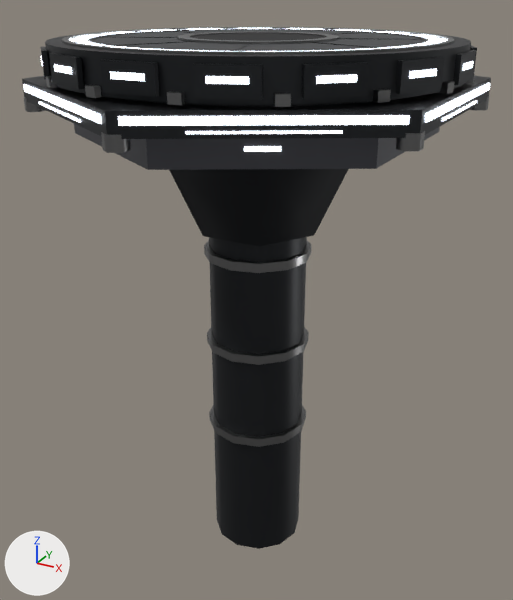
Before and after pictures for a commit that changed the glTF model assets/kit/Platform_Relay_v3.glb.
The view is the same before and after, from a 50 mm camera at (10.62, -19.4, 1.35) aimed at (-0.13, 0.14, -8.42). Arrows for +X, +Y and +Z are at lower left; the lights stay in place. The older version comes first. Vertices at exactly the same position are counted once.

Names of what the first picture shows: 'Platform_Relay_v3'.
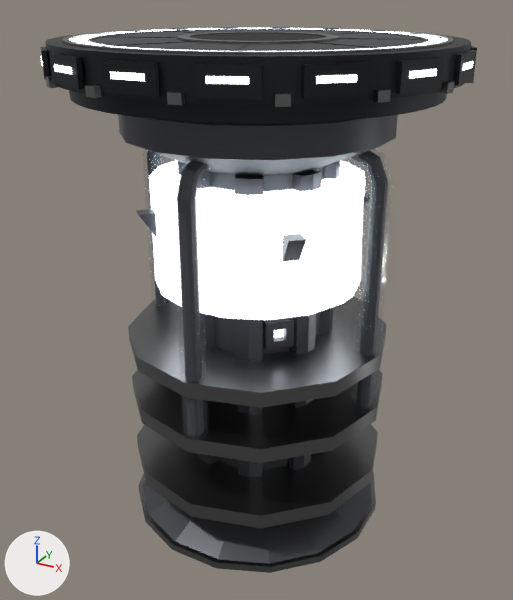
Boxes (x1, y1, x2, y2) around the edits, measured in the pictures (513 x 600 px; the box of a moved part takes in the faces that stretch with it):
```json
{"object": "Platform_Relay_v3", "change": "reshaped", "before": [22, 27, 491, 549], "after": [41, 27, 477, 573], "on screen": "7% narrower"}
{"part": 1, "of": "me_platform_relay_v3", "change": "added", "after": [139, 472, 376, 573]}
{"part": 2, "of": "me_platform_relay_v3", "change": "added", "after": [128, 297, 387, 408]}
{"part": 3, "of": "me_platform_relay_v3", "change": "added", "after": [132, 370, 383, 463]}
{"part": 4, "of": "me_platform_relay_v3", "change": "added", "after": [137, 424, 378, 528]}
{"part": 5, "of": "me_platform_relay_v3", "change": "added", "after": [143, 480, 372, 564]}
{"part": 6, "of": "me_platform_relay_v3", "change": "rebuilt", "before": [209, 237, 307, 549], "after": [210, 166, 325, 470], "on screen": "mostly hidden afterwards"}
{"part": 7, "of": "me_platform_relay_v3", "change": "rebuilt", "before": [74, 124, 440, 170], "after": [118, 115, 398, 176]}
{"part": 8, "of": "me_platform_relay_v3", "change": "rebuilt", "before": [169, 169, 348, 246], "after": [149, 160, 366, 320]}
{"part": 9, "of": "me_platform_relay_v3", "change": "deleted", "before": [24, 95, 490, 447]}
{"part": 10, "of": "me_platform_relay_v3", "change": "moved or reshaped", "before": [22, 27, 491, 139], "after": [45, 27, 471, 477]}
```

Scene script edits in JSON lines:
```json
{"op": "add", "block": "mat_os_glass", "code": ["mat_os_glass = principled_material('OS_Glass')", "mat_os_glass.base_color = (0.22, 0.27, 0.32)  # grey #818e99", "mat_os_glass.roughness = 0.04", "mat_os_glass.alpha = 0.12"]}
{"op": "add", "block": "mat_os_ooze_neutral", "code": ["mat_os_ooze_neutral = principled_material('OS_Ooze_Neutral')", "mat_os_ooze_neutral.base_color = (0.035, 0.04, 0.045)  # dark grey #35383c"]}
{"block": "me_platform_relay_v3", "where": "# used by ob_platform_relay_v3; location = (0.0, 0.0, 0.0)"}
{"op": "remove", "block": "me_platform_relay_v3", "code": "me_platform_relay_v3.from_pydata(...)  # 2574 vertices, 4788 faces; spans x -6.2..6.2, y -7.0..7.0, z -17.7..0.1"}
{"op": "add", "block": "me_platform_relay_v3", "code": "me_platform_relay_v3.from_pydata(...)  # 3403 vertices, 6032 faces; spans x -6.2..6.2, y -6.2..6.2, z -16.0..0.1"}
{"block": "me_platform_relay_v3", "change": "me_platform_relay_v3 part 1: a new loose piece, a 16-sided cylinder along z spanning x -4.41..4.41, y -4.41..4.41, z -16.05..-15.8, in mat_os_steel_001 (grey #7c7c7c)"}
{"block": "me_platform_relay_v3", "change": "me_platform_relay_v3 part 2: a new loose piece, a 12-sided cylinder along z spanning x -4.45..4.45, y -4.45..4.45, z -9.8..-9.3, in mat_os_steel_001 (grey #7c7c7c)"}
{"block": "me_platform_relay_v3", "change": "me_platform_relay_v3 part 3: a new loose piece, a 12-sided cylinder along z spanning x -4.45..4.45, y -4.45..4.45, z -11.75..-11.25, in mat_os_steel_001 (grey #7c7c7c)"}
{"block": "me_platform_relay_v3", "change": "me_platform_relay_v3 part 4: a new loose piece, a 12-sided cylinder along z spanning x -4.45..4.45, y -4.45..4.45, z -14.25..-13.75, in mat_os_steel_001 (grey #7c7c7c)"}
{"block": "me_platform_relay_v3", "change": "me_platform_relay_v3 part 5: a new loose piece, a 16-sided cut cone along z (radius 4.35 at the low end, 2.9 at the high end) spanning x -4.27..4.27, y -4.27..4.27, z -15.8..-15.05, in mat_os_shell_001 (dark grey #4d4e55)"}
{"block": "me_platform_relay_v3", "change": "me_platform_relay_v3 part 6: the loose piece of 24 vertices spanning x -1.6..1.6, y -1.6..1.6, z -17.7..-5.7 is rebuilt with 32 vertices and now spans x -2.1..2.1, y -2.1..2.1, z -15.1..-3.6, in mat_os_plate_001 (dark grey #525557)"}
{"block": "me_platform_relay_v3", "change": "me_platform_relay_v3 part 7: the loose piece of 24 vertices spanning x -4.8..4.8, y -5.6..5.6, z -2.7..-1.7 is rebuilt with 64 vertices and now spans x -4.1..4.1, y -4.1..4.1, z -3.5..-1.5"}
{"block": "me_platform_relay_v3", "change": "me_platform_relay_v3 part 8: the loose piece of 12 vertices spanning x -3.4..3.4, y -2.9..2.9, z -5.7..-2.7 is rebuilt with 64 vertices and now spans x -3.3..3.4, y -3.3..3.3, z -7.5..-4.0, in mat_os_light_001 (white #d4dde5, glowing white #edf6ff)"}
{"block": "me_platform_relay_v3", "change": "me_platform_relay_v3 part 9: 17 loose pieces with 208 vertices, spanning x -6.1..6.1, y -7.0..7.0, z -13.1..-1.6, are deleted"}
{"block": "me_platform_relay_v3", "change": "me_platform_relay_v3 part 10: 67 vertices moved within x -6.0..5.5, y -5.4..5.4, z -1.5..0.1; 1102 vertices removed from x -6.1..6.1, y -7.0..7.0, z -1.7..0.1; 1903 vertices added at x -6.0..6.0, y -6.0..6.0, z -15.1..0.1"}
{"op": "add", "block": "me_platform_relay_v3", "code": "me_platform_relay_v3.materials.append(mat_os_glass)  # grey #818e99"}
{"op": "add", "block": "me_platform_relay_v3", "code": "me_platform_relay_v3.materials.append(mat_os_ooze_neutral)  # dark grey #35383c"}
```
